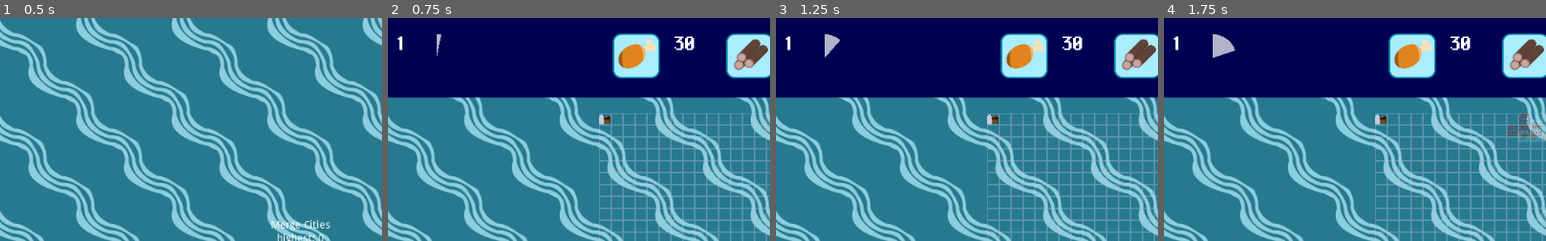
Above: before the commit, frames 1-4 (left to right).
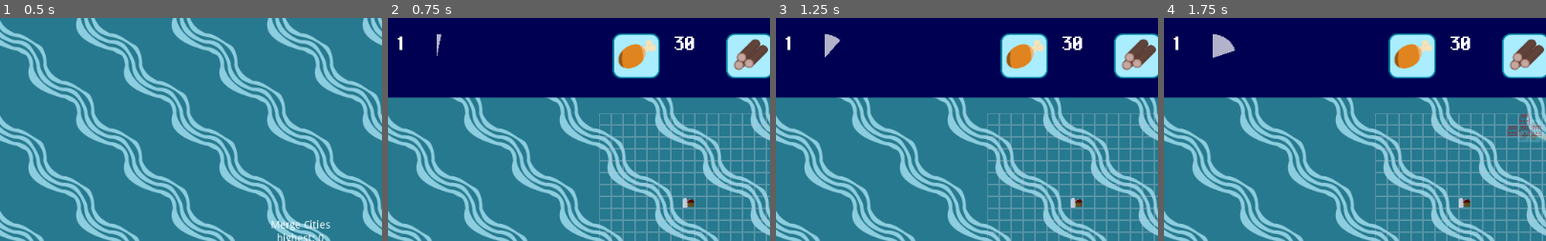
Above: after the commit, the same moments.

Repository: T4g1/gd-wildjam13
Game: Godot game, scene res://main.tscn
Two runs of this game, one before a commit and one after it. Both use one fixed random seed, a clock stepped at 60 frames per second and the inputs below.
Inputs (mouse positions are % of the whole screen's width and height, from its top left):
- Up to frame 1 (0.5 s): no input
- Up to frame 2 (0.75 s): click "Play" at 0.5 s
- Up to frame 3 (1.25 s): no input
- Up to frame 4 (1.75 s): tap Enter at 1.25 s; drag from (28, 83) to (60, 28) at 1.27 s
The pictures show only the part of the screen within x 11-61%, y 0-50%; the shares and areas given below are measured in that part.

Frame 1 is identical in both runs. In frame 2, 0.2% of the frame differs, in the area x 55-81%, y 43-86%; in frame 3, 0.2%; in frame 4, 0.2%.

Commit message:
[fix] Starting point wrongly set

Diff:
--- a/nodes/City/City.gd
+++ b/nodes/City/City.gd
@@ -8,7 +8,7 @@
 
 onready var bloc_scene = preload("res://nodes/Bloc/Bloc.tscn")
 
-export (Vector2) var starting_point = Vector2(0, 0)
+export (Vector2) var starting_point = Vector2(7, 7)
 
 func _ready():
 	$Ghost.remove_from_group("dragable")
